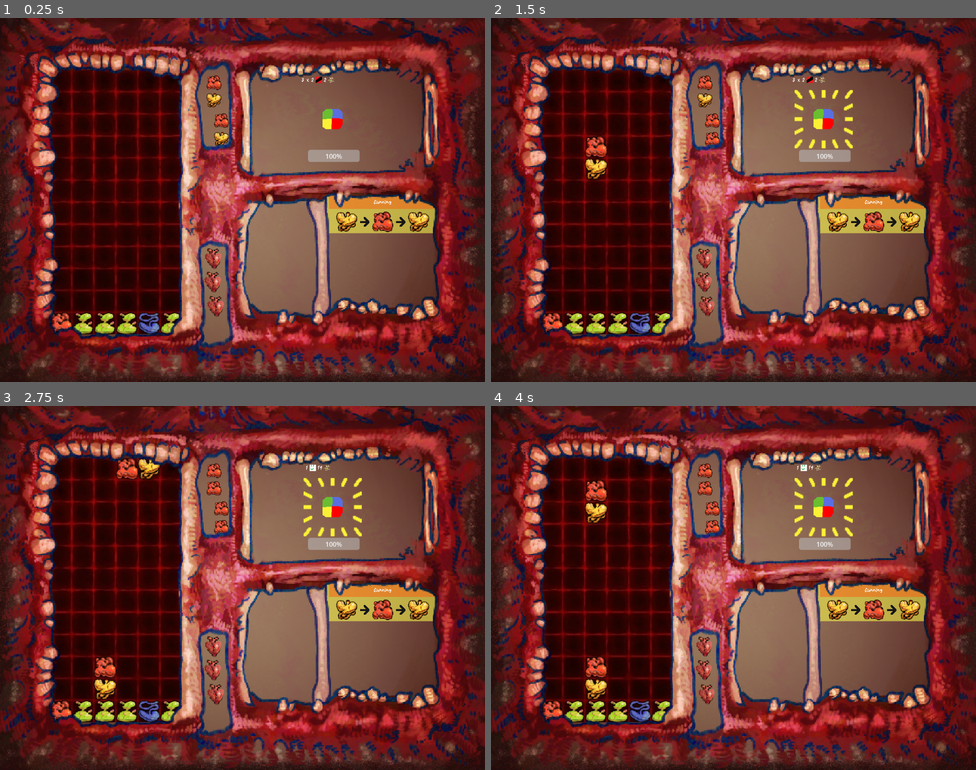
Above: before the commit, frames 1-4 (two rows, left to right).
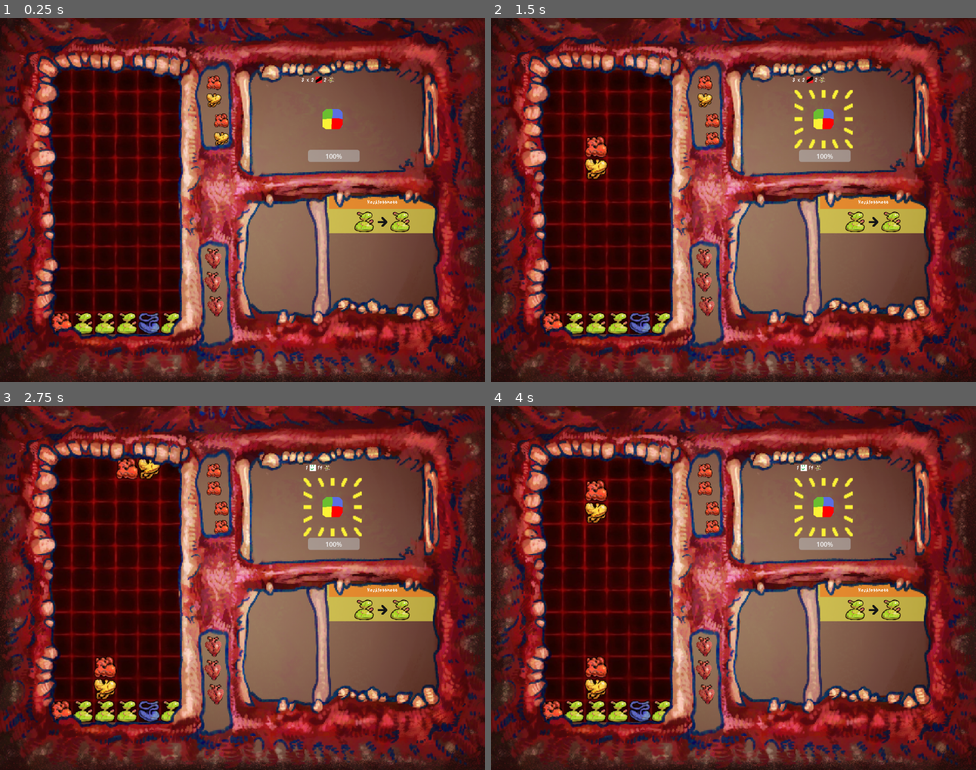
Above: after the commit, the same moments.

Repository: MarGamaDev/PuyoPuyoLike
Game: Godot game, scene res://Scenes/combat.tscn
Two runs of this game, one before a commit and one after it. Both use one fixed random seed, a clock stepped at 60 frames per second and the inputs below. The engine's default icon, where the game draws it, is replaced by a stand-in: a white triangle on a blue panel in a dark square.
Inputs (mouse positions are in pixels of both pictures, inside the frame that each line leads up to):
- Up to frame 1 (0.25 s): no input
- Up to frame 2 (1.5 s): move the mouse to (840, 181) at 0.52 s; hold D (puyo_right) 0.53-1.28 s; tap 1 (TESTING_player_spawn) at 0.6 s; tap Enter at 1.25 s; move the mouse to (636, 218) at 1.27 s; hold S (puyo_down) from 1.28 s (still down); tap J (puyo_rotate) at 1.35 s
- Up to frame 3 (2.75 s): move the mouse to (291, 507) at 2.02 s; release S (puyo_down) at 2.03 s; hold D (puyo_right) from 2.03 s (still down); tap Shift (switch_target) at 2.1 s
- Up to frame 4 (4 s): tap Space at 2.75 s; move the mouse to (709, 660) at 2.77 s; tap 1 (TESTING_player_spawn) at 2.85 s; tap Enter at 3.5 s; move the mouse to (879, 642) at 3.52 s; release D (puyo_right) at 3.53 s; hold A (puyo_left) from 3.53 s (still down); tap J (puyo_rotate) at 3.6 s

The runs differ from the first frame. In frame 1, 0.9% of the frame differs, in the area x 69-89%, y 50-59%; in frame 2, 0.9%; in frame 3, 0.9%; in frame 4, 0.9%.

Commit message:
added recklessness spell

Diff:
--- /dev/null
+++ b/Resources/SpellData/recklessness.tres
@@ -0,0 +1,12 @@
+[gd_resource type="Resource" script_class="SpellData" load_steps=2 format=3 uid="uid://dys7v8r3l87iu"]
+
+[ext_resource type="Script" uid="uid://dnec0n0x4urar" path="res://scripts/Data/spell_data.gd" id="1_kpmoi"]
+
+[resource]
+script = ExtResource("1_kpmoi")
+spell_name = "Recklessness"
+spell_description = "Deal [Damage amount] to each enemy. Show them unbound violence."
+recipe_type = 1
+recipe_contents = Array[int]([3, 3])
+spell_path = "res://Scenes/spells/recklessness_spell.tscn"
+metadata/_custom_type_script = "uid://dnec0n0x4urar"
--- /dev/null
+++ b/Scenes/spells/recklessness_spell.tscn
@@ -0,0 +1,9 @@
+[gd_scene load_steps=3 format=3 uid="uid://b3je37el5rxoj"]
+
+[ext_resource type="Script" uid="uid://sx1sx4xodj18" path="res://scripts/spells/recklessness_spell.gd" id="1_71288"]
+[ext_resource type="Resource" uid="uid://dys7v8r3l87iu" path="res://Resources/SpellData/recklessness.tres" id="2_kbvy6"]
+
+[node name="RecklessnessSpell" type="Node2D"]
+script = ExtResource("1_71288")
+spell_data = ExtResource("2_kbvy6")
+metadata/_custom_type_script = "uid://qt78oiw24c77"
--- a/Scenes/spells/spellSystem/spell_manager.tscn
+++ b/Scenes/spells/spellSystem/spell_manager.tscn
@@ -2,7 +2,7 @@
 
 [ext_resource type="Script" uid="uid://62suwvfwb2yg" path="res://scripts/spells/spellsystem/spell_manager.gd" id="1_l1yqq"]
 [ext_resource type="PackedScene" uid="uid://c5du1g626to65" path="res://Scenes/RewardScreen/equipped_spells_container.tscn" id="2_peavi"]
-[ext_resource type="Resource" uid="uid://b61nt1wr7u671" path="res://Resources/SpellData/cunning.tres" id="2_xoggv"]
+[ext_resource type="Resource" uid="uid://dys7v8r3l87iu" path="res://Resources/SpellData/recklessness.tres" id="2_xoggv"]
 
 [node name="SpellManager" type="Node2D"]
 script = ExtResource("1_l1yqq")
--- a/scripts/Data/spell_data.gd
+++ b/scripts/Data/spell_data.gd
@@ -13,6 +13,7 @@
 @export var spell_description: String
 @export var recipe_type : RECIPE_TYPE
 @export var recipe_contents : Array[Puyo.PUYO_TYPE] #ordered correctly
+@export var spell_path : String = ""
 
 #func get_spell_path() -> String:
 	#return spell_effect_dictionary[spell_name]
--- a/scripts/spells/cunning_spell.gd
+++ b/scripts/spells/cunning_spell.gd
@@ -1,4 +1,6 @@
 extends SequentialSpell
+
+##doubles the damage dealt the next time you counter
 
 signal setup_counter_buff(multiplier : int)
 
--- a/scripts/spells/hatred_spell.gd
+++ b/scripts/spells/hatred_spell.gd
@@ -1,4 +1,7 @@
 extends FlexibleSpell
+
+##afer casting, the rest of the chain is treated as if there were also green
+##blocks being popped in addition to the current block
 
 signal deal_phlegm_spell_damage(damage : int)
 
@@ -27,3 +30,8 @@
 	var value: int = puyo_values.get_base_value(Puyo.PUYO_TYPE.GREEN) * grid_node_array.size()
 	var mult: int = puyo_values.get_multiplier(Puyo.PUYO_TYPE.GREEN) * new_chain_length
 	deal_phlegm_spell_damage.emit(value * mult)
+
+func complete_spell():
+	on_spell_complete.emit()
+	trigger_spell_effect()
+	print("spell complete")
--- a/scripts/spells/potential_spell.gd
+++ b/scripts/spells/potential_spell.gd
@@ -1,4 +1,7 @@
 extends SequentialSpell
+
+##after doing a chained rainbow in a specific order, at the end of the chain,
+##trigger the effect of each puyo type (rainbow mult value * chain length) times
 
 @export var rainbow_mult_value : int = 5
 
--- /dev/null
+++ b/scripts/spells/recklessness_spell.gd
@@ -0,0 +1,13 @@
+extends SequentialSpell
+
+##recklessness deals flat damage to all enemies
+signal deal_spell_damage(damage : int)
+
+@export var spell_damage : int = 20
+
+func connect_to_effect_signals():
+	deal_spell_damage.connect(combat_manager.damage_all_enemies)
+
+func trigger_spell_effect():
+	deal_spell_damage.emit(spell_damage)
+	print("recklessness cast")
--- a/scripts/spells/spellsystem/spell_finder.gd
+++ b/scripts/spells/spellsystem/spell_finder.gd
@@ -10,7 +10,8 @@
 	"Adamance" : "res://Scenes/spells/adamance_spell.tscn",
 	"Hatred" : "res://Scenes/spells/hatred_spell.tscn",
 	"Ambition" : "res://Scenes/spells/ambition_spell.tscn",
-	"Cunning" : "res://Scenes/spells/cunning_spell.tscn"
+	"Cunning" : "res://Scenes/spells/cunning_spell.tscn",
+	"Recklessness" : "res://Scenes/spells/recklessness_spell.tscn"
 }
 
 static func find_spell(name: String) -> String:
--- a/scripts/spells/spellsystem/spell_node.gd
+++ b/scripts/spells/spellsystem/spell_node.gd
@@ -59,6 +59,7 @@
 func complete_spell():
 	on_spell_complete.emit()
 	trigger_spell_effect()
-	##if we need ot reset this here make sure to override in spells like hatred
-	#spell_reset()
+	##remember to override without the reset for spells that care about how much
+	##you chain after casting
+	spell_reset()
 	print("spell complete")
Not shown, added: scripts/spells/recklessness_spell.gd.uid
